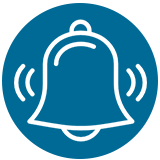
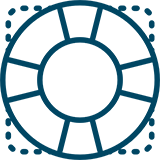
Revision of a layered 160x160 image; what changed, layer by layer:
added layer "help" above "Layer 2" over [0, 0, 160, 160]
hid "alarm", painted on it over [3, 9, 159, 153]
removed layer "Ellipse 1" over [2, 3, 158, 159]
